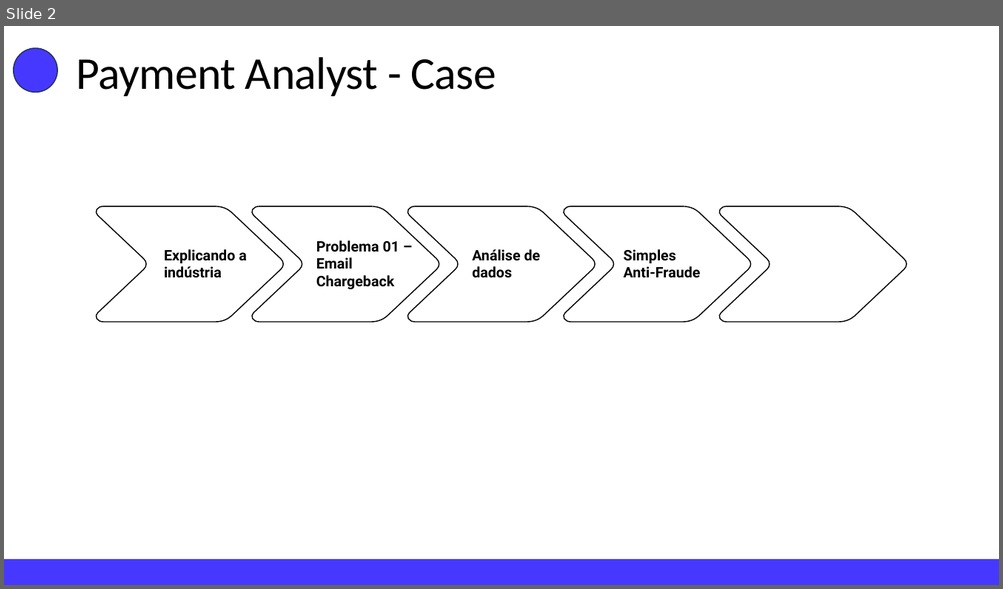
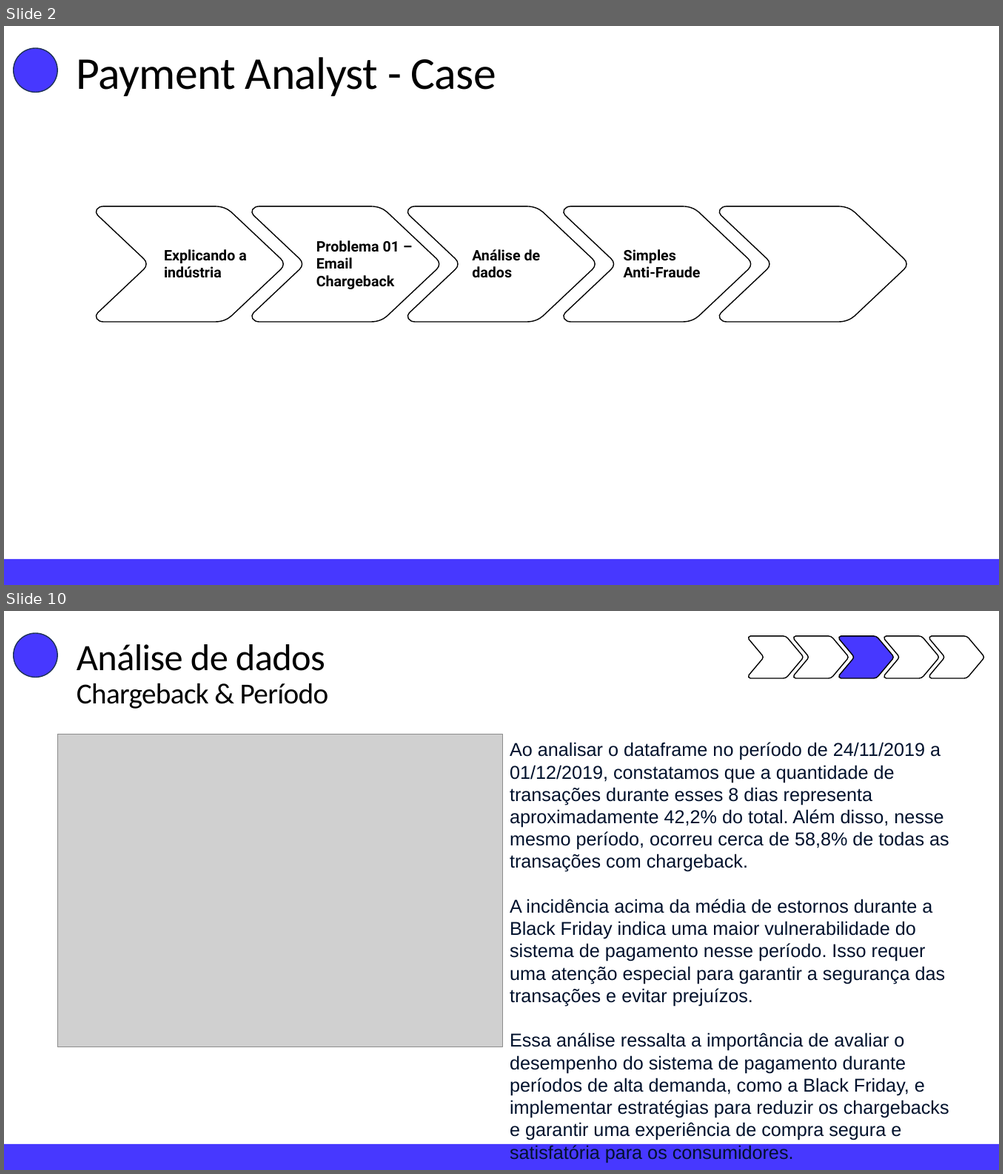
Before and after one commit to andreggalvao/CloudWalk-test, a slide deck: PPT-Teste.pptx. Shown one above the other, each under a label of ours: slide 2 before the commit, slides 2 and 10 after it; the slides between them are not shown. The pictures are 1003x589 and 1003x1174 pixels, drawn with LibreOffice and Linux fonts; fonts in the diff are those of the drawing; grey boxes stand for pictures. Boxes give left, top, right and bottom in pixels: in the first picture for what was removed or moved away, otherwise in the second. Text is boxed around its words. In the diff, an @@ line names an element or a change of style, - is before the commit and + after.

```diff
--- a/PPT-Teste.pptx
+++ b/PPT-Teste.pptx
@@ slide 10 added at (x1=4, y1=611, x2=999, y2=1170), background #FFFFFF @@
@@ ellipse added at (x1=14, y1=633, x2=58, y2=678), fill #4738FF, outline #1E3256 1 pt @@
@@ text added at (x1=77, y1=644, x2=325, y2=671), 36 pt, text #000000 @@
+Análise de dados
@@ freeform shape added at (x1=748, y1=636, x2=802, y2=679), outline #000000 1 pt @@
@@ freeform shape added at (x1=794, y1=636, x2=848, y2=679), outline #000000 1 pt @@
@@ freeform shape added at (x1=839, y1=636, x2=893, y2=679), fill #4738FF, outline #000000 1 pt @@
@@ freeform shape added at (x1=884, y1=636, x2=938, y2=679), fill #FFFFFF, outline #000000 1 pt @@
@@ freeform shape added at (x1=929, y1=636, x2=984, y2=679), fill #FFFFFF, outline #000000 1 pt @@
@@ text added at (x1=77, y1=683, x2=329, y2=709), 28 pt, text #000000 @@
+Chargeback & Período
@@ picture added at (x1=58, y1=734, x2=503, y2=1047) @@
@@ text added at (x1=509, y1=742, x2=949, y2=1160), 18 pt, text #00112C @@
+Ao analisar o dataframe no período de 24/11/2019 a 01/12/2019, constatamos que a quantidade de transações durante esses 8 dias representa aproximadamente 42,2% do total. Além disso, nesse mesmo período, ocorreu cerca de 58,8% de todas as transações com chargeback.
+A incidência acima da média de estornos durante a Black Friday indica uma maior vulnerabilidade do sistema de pagamento nesse período. Isso requer uma atenção especial para garantir a segurança das transações e evitar prejuízos.
+Essa análise ressalta a importância de avaliar o desempenho do sistema de pagamento durante períodos de alta demanda, como a Black Friday, e implementar estratégias para reduzir os chargebacks e garantir uma experiência de compra segura e satisfatória para os consumidores.
@@ rectangle added at (x1=4, y1=1145, x2=999, y2=1170), fill #4738FF @@
```
Also in this commit, not shown: 2 slides changed, 19 other slides added, 4 slides removed, 2 other files.
